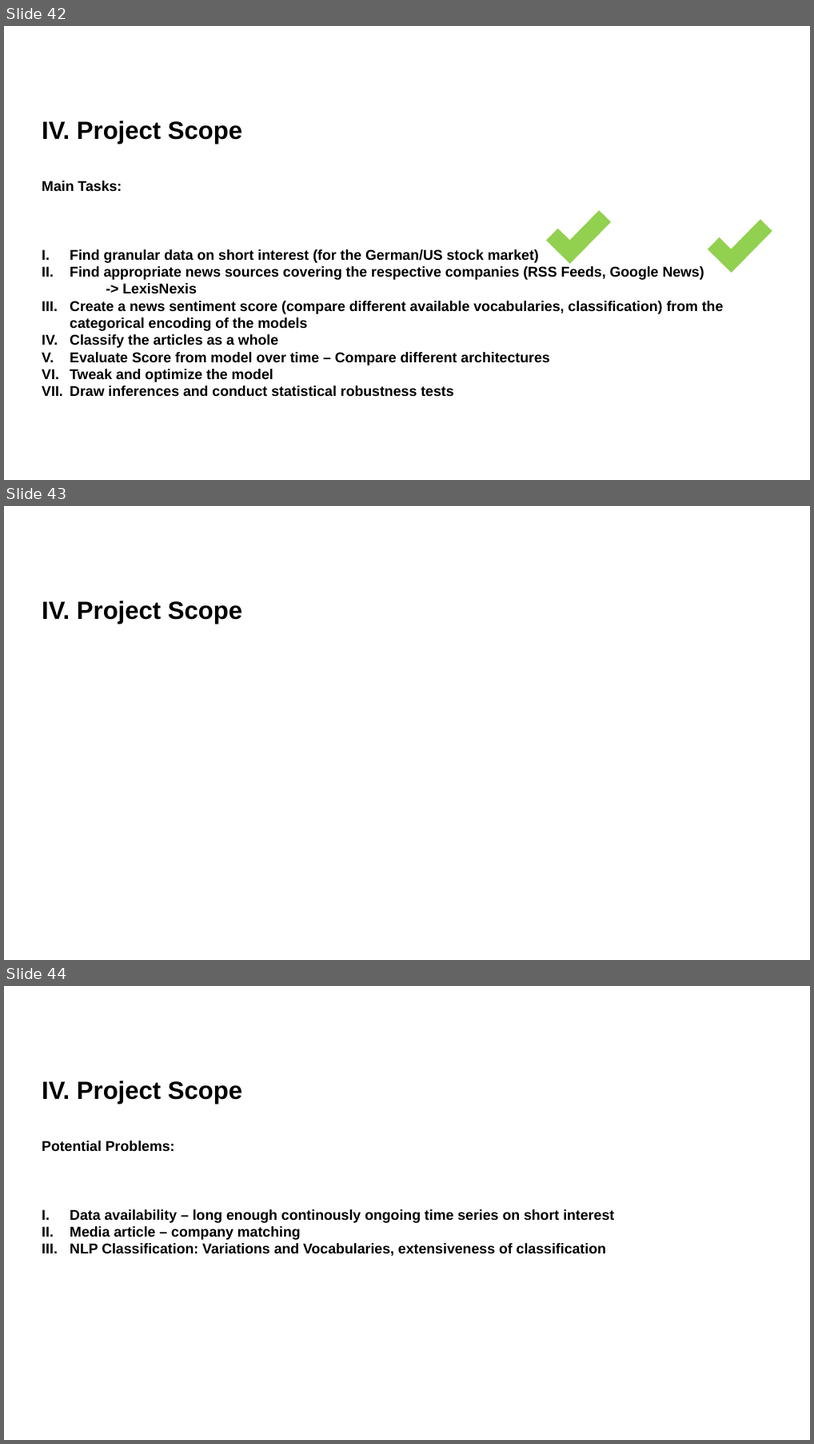
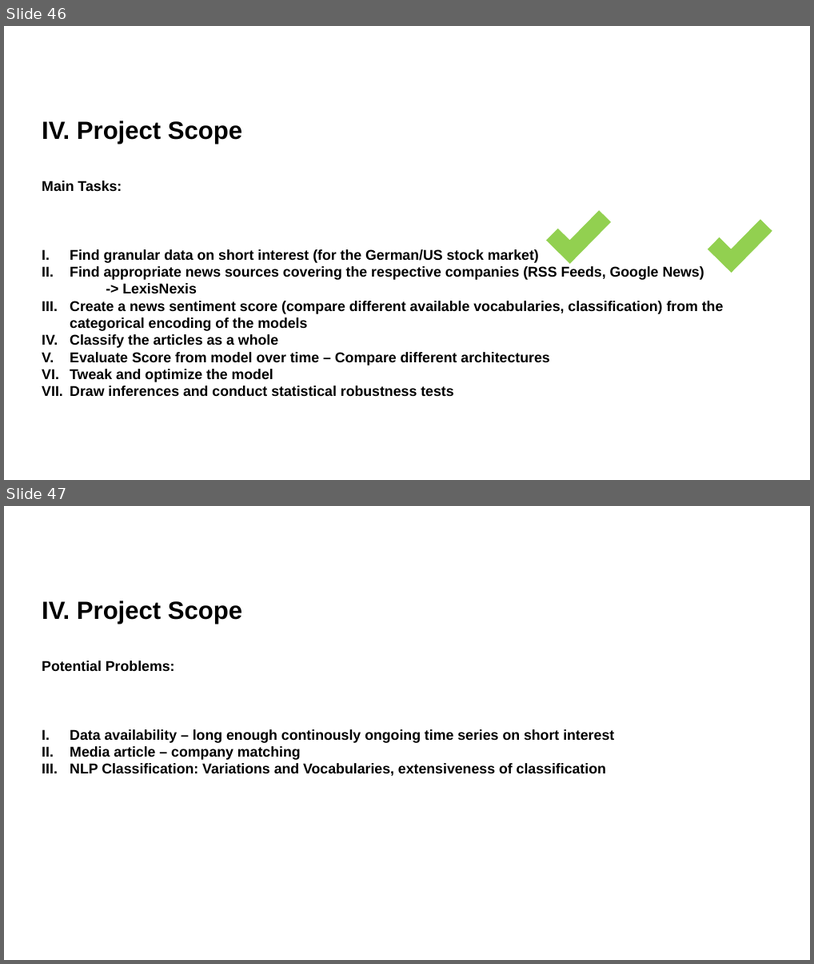
Before and after one commit to RobertHennings/OpenCampus_Sentiment_Project, a slide deck: Summary/SentimentAnalysisFinal.pptx. Shown one above the other, each under a label of ours: slides 42, 43 and 44 before the commit, slides 46 and 47 after it. The pictures are 814x1444 and 814x964 pixels, drawn with LibreOffice and Linux fonts; fonts in the diff are those of the drawing; background and template pictures are left out. Boxes give left, top, right and bottom in pixels: in the first picture for what was removed or moved away, otherwise in the second. Text is boxed around its words. In the diff, an @@ line names an element or a change of style, - is before the commit and + after.

```diff
--- a/Summary/SentimentAnalysisFinal.pptx
+++ b/Summary/SentimentAnalysisFinal.pptx
@@ slide 43 removed at [4, 506, 810, 960], background #FFFFFF @@
@@ text removed at [42, 600, 242, 624] @@
-IV. Project Scope
@@ what was slide 42 is now slide 46 @@
@@ what was slide 44 is now slide 47 @@
```
Also in this commit, not shown: 5 slides changed, 5 slides added, 1 other file.
